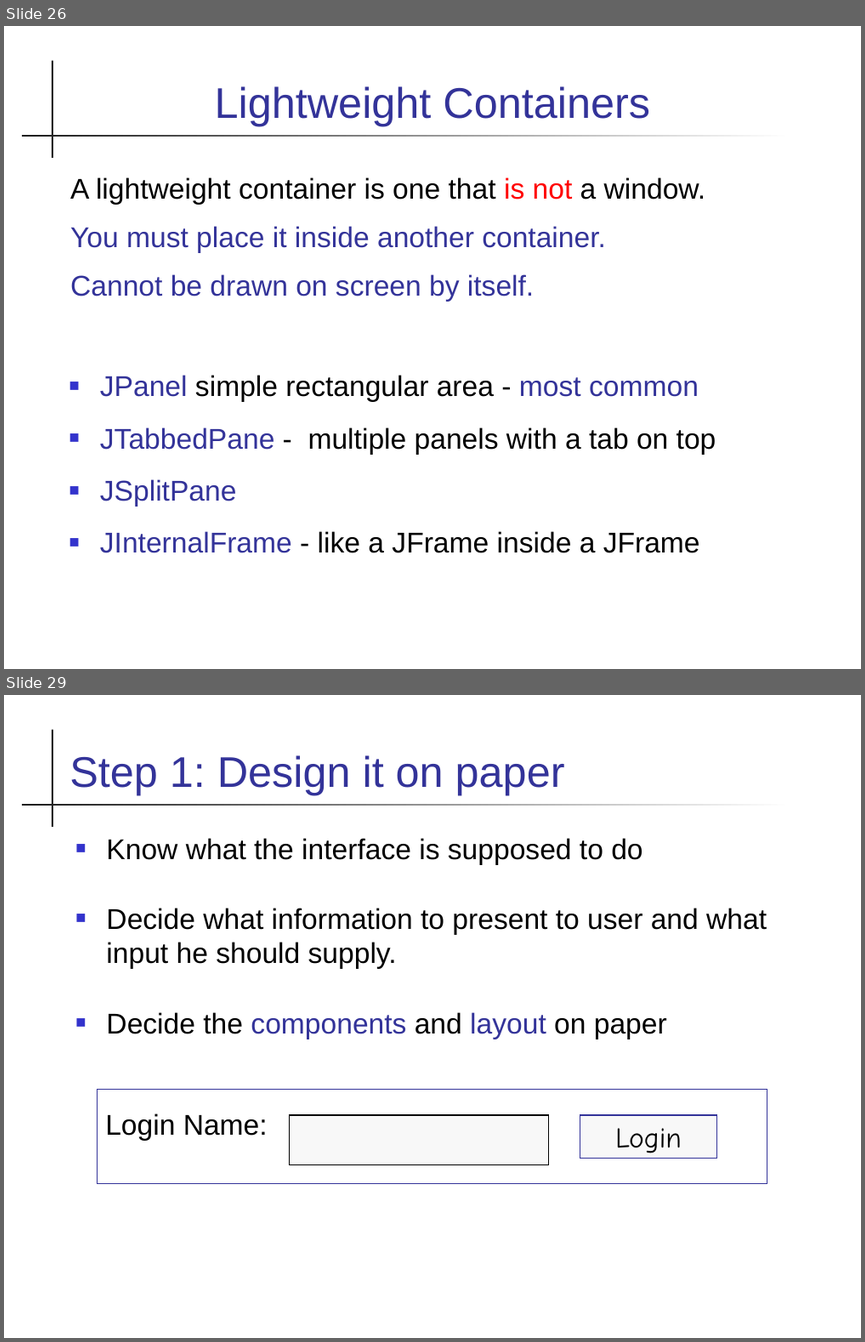
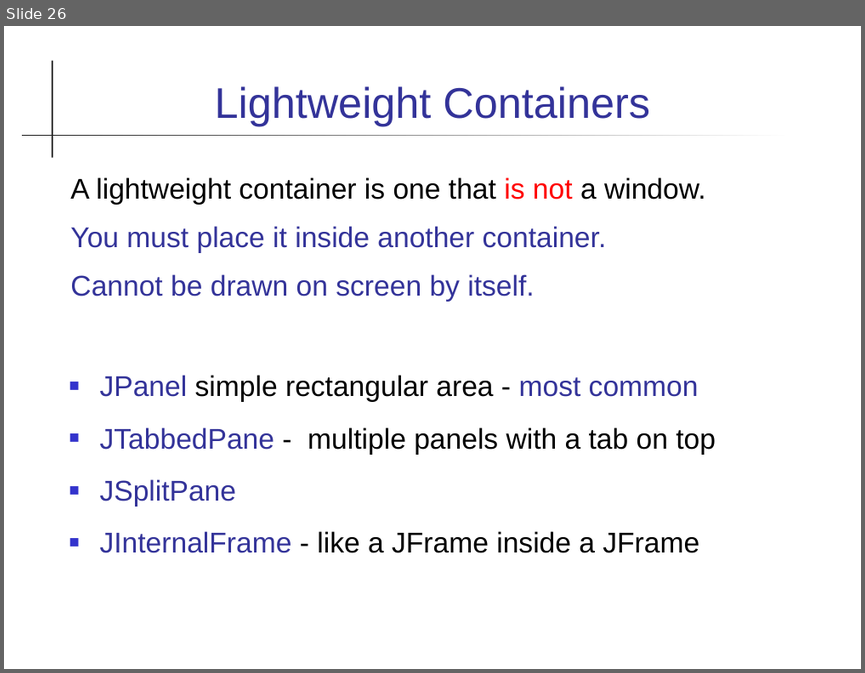
Before and after one commit to skeoop/skeoop.github.io, a slide deck: week7/Graphics-1.ppt. Shown one above the other, each under a label of ours: slides 26 and 29 before the commit, slide 26 after it; the slides between them are not shown. The pictures are 865x1342 and 865x673 pixels, drawn with LibreOffice and Linux fonts; fonts in the diff are those of the drawing. Boxes give left, top, right and bottom in pixels: in the first picture for what was removed or moved away, otherwise in the second. Text is boxed around its words. In the diff, an @@ line names an element or a change of style, - is before the commit and + after.

```diff
--- a/week7/Graphics-1.ppt
+++ b/week7/Graphics-1.ppt
@@ slide 29 removed at (x1=4, y1=695, x2=861, y2=1338), background #FFFFFF; not listed: 2 template elements that a slide beside it also shows @@
@@ title removed at (x1=69, y1=755, x2=565, y2=795) @@
-Step 1: Design it on paper
@@ text removed at (x1=106, y1=838, x2=766, y2=1039) @@
-■ Know what the interface is supposed to do
-■ Decide what information to present to user and what input he should supply.
-■ Decide the components and layout on paper
@@ rectangle removed at (x1=98, y1=1089, x2=767, y2=1184) @@
-Login Name:
@@ rectangle removed at (x1=289, y1=1115, x2=548, y2=1164) @@
@@ rectangle removed at (x1=579, y1=1115, x2=718, y2=1157) @@
-Login
```
Also in this commit, not shown: 8 slides changed, 21 other slides removed, 27 other files.
